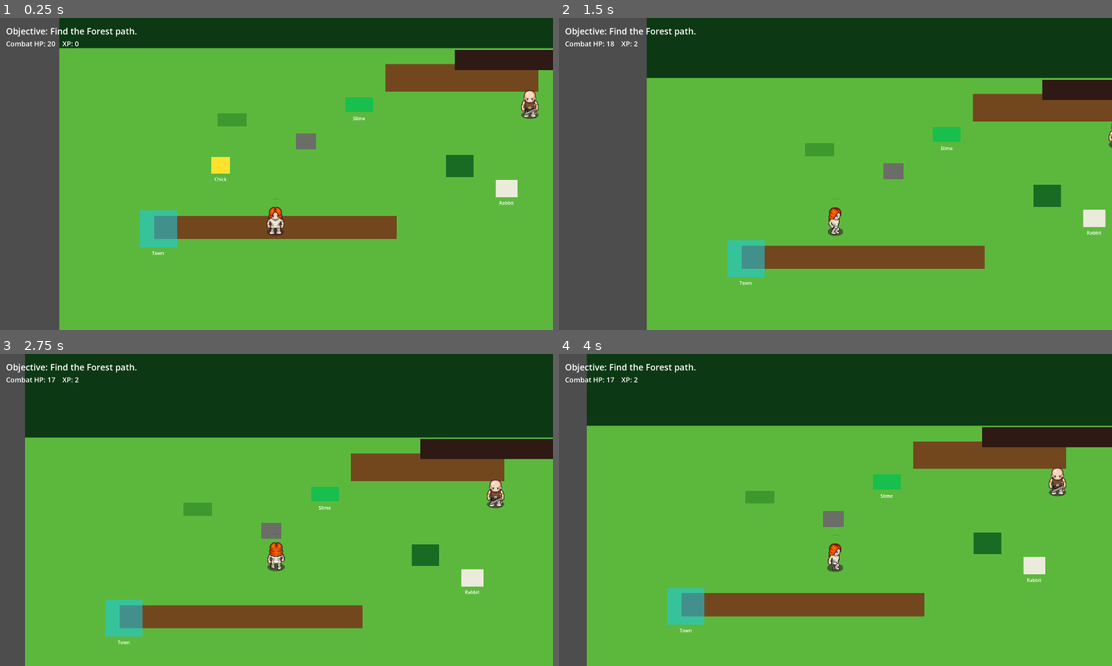
Above: before the commit, frames 1-4 (two rows, left to right).
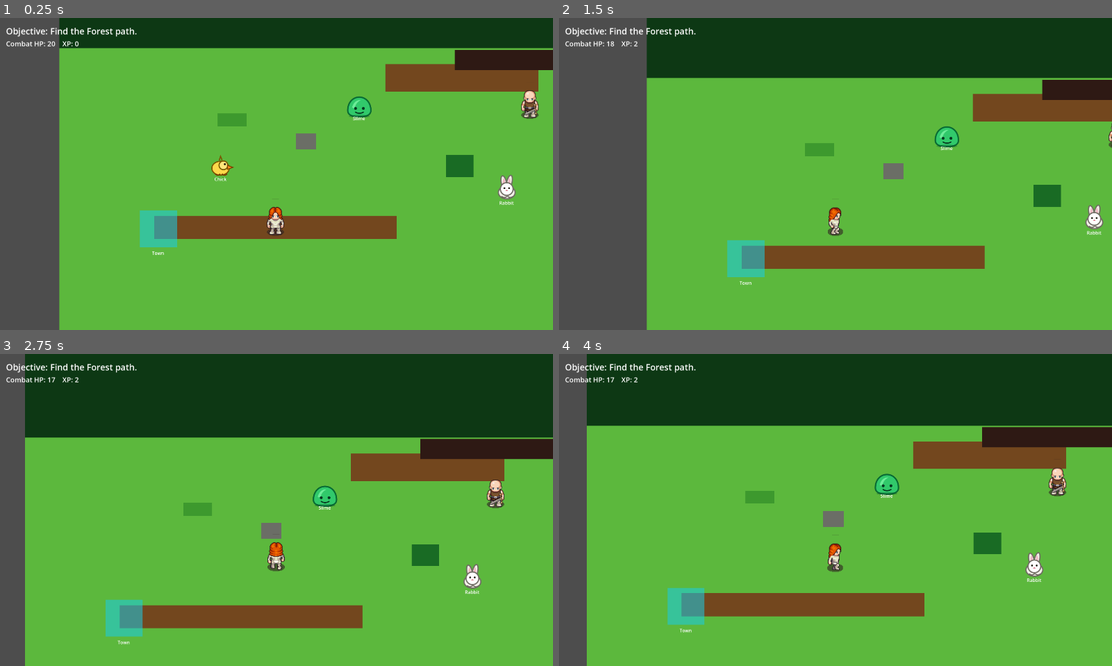
Above: after the commit, the same moments.

Repository: rajahafify/life-well-spent
Game: Godot game, scene res://scenes/field.tscn
Two runs of this game, one before a commit and one after it. Both use one fixed random seed, a clock stepped at 60 frames per second and the inputs below. This scene is started directly instead of the project's main scene.
Inputs (mouse positions are in pixels of both pictures, inside the frame that each line leads up to):
- Up to frame 1 (0.25 s): no input
- Up to frame 2 (1.5 s): tap Enter at 0.5 s; move the mouse to (780, 164) at 0.52 s; click (780, 164) at 0.67 s; move the mouse to (1089, 211) at 1.27 s; click (1089, 211) at 1.42 s
- Up to frame 3 (2.75 s): move the mouse to (359, 472) at 2.02 s; click (359, 472) at 2.17 s
- Up to frame 4 (4 s): move the mouse to (807, 572) at 2.77 s; click (807, 572) at 2.92 s; move the mouse to (1001, 556) at 3.52 s; click (1001, 556) at 3.67 s

The runs differ from the first frame. In frame 1, 0.7% of the frame differs, in the area x 38-94%, y 25-59%; in frame 2, 0.5%; in frame 3, 0.5%; in frame 4, 0.5%.

Commit message:
art: add Field enemy SVGs
Specs: tests/specs/field_scene_test.gd, tests/specs/scene_smoke_test.gd

Diff:
--- /dev/null
+++ b/assets/enemies/chick.svg
@@ -0,0 +1,9 @@
+<svg xmlns="http://www.w3.org/2000/svg" width="96" height="96" viewBox="0 0 96 96">
+  <ellipse cx="48" cy="58" rx="30" ry="24" fill="#ffd84a" stroke="#7a5a00" stroke-width="4"/>
+  <circle cx="58" cy="48" r="15" fill="#ffe57a" stroke="#7a5a00" stroke-width="4"/>
+  <polygon points="72,48 91,55 72,62" fill="#f28c18" stroke="#7a3f00" stroke-width="3"/>
+  <circle cx="63" cy="44" r="3.5" fill="#1f1a10"/>
+  <path d="M30 78 q8 8 16 0" fill="none" stroke="#7a3f00" stroke-width="4" stroke-linecap="round"/>
+  <path d="M54 78 q8 8 16 0" fill="none" stroke="#7a3f00" stroke-width="4" stroke-linecap="round"/>
+  <path d="M44 29 l4 -12 l5 12" fill="none" stroke="#7a5a00" stroke-width="4" stroke-linecap="round"/>
+</svg>
--- /dev/null
+++ b/assets/enemies/rabbit.svg
@@ -0,0 +1,13 @@
+<svg xmlns="http://www.w3.org/2000/svg" width="96" height="96" viewBox="0 0 96 96">
+  <ellipse cx="48" cy="62" rx="29" ry="22" fill="#f2f0e8" stroke="#6f6b62" stroke-width="4"/>
+  <ellipse cx="38" cy="28" rx="9" ry="24" fill="#f2f0e8" stroke="#6f6b62" stroke-width="4" transform="rotate(-12 38 28)"/>
+  <ellipse cx="57" cy="27" rx="9" ry="25" fill="#f2f0e8" stroke="#6f6b62" stroke-width="4" transform="rotate(13 57 27)"/>
+  <ellipse cx="38" cy="29" rx="4" ry="16" fill="#efb6c2"/>
+  <ellipse cx="57" cy="28" rx="4" ry="16" fill="#efb6c2"/>
+  <circle cx="48" cy="50" r="22" fill="#ffffff" stroke="#6f6b62" stroke-width="4"/>
+  <circle cx="40" cy="47" r="3.2" fill="#1f1a10"/>
+  <circle cx="56" cy="47" r="3.2" fill="#1f1a10"/>
+  <path d="M48 52 l-5 5 h10 z" fill="#d87688"/>
+  <path d="M31 76 q8 7 17 0" fill="none" stroke="#6f6b62" stroke-width="4" stroke-linecap="round"/>
+  <path d="M52 76 q8 7 17 0" fill="none" stroke="#6f6b62" stroke-width="4" stroke-linecap="round"/>
+</svg>
--- /dev/null
+++ b/assets/enemies/slime.svg
@@ -0,0 +1,8 @@
+<svg xmlns="http://www.w3.org/2000/svg" width="112" height="96" viewBox="0 0 112 96">
+  <path d="M16 68 C16 40 34 22 56 22 C78 22 96 40 96 68 C96 84 80 90 56 90 C32 90 16 84 16 68 Z" fill="#31c96b" stroke="#096b34" stroke-width="5"/>
+  <path d="M31 58 C36 38 49 31 62 32 C49 38 42 48 40 62 Z" fill="#8cffb0" opacity="0.65"/>
+  <circle cx="43" cy="61" r="5" fill="#073820"/>
+  <circle cx="70" cy="61" r="5" fill="#073820"/>
+  <path d="M43 74 q13 8 27 0" fill="none" stroke="#073820" stroke-width="4" stroke-linecap="round"/>
+  <ellipse cx="56" cy="88" rx="36" ry="5" fill="#07522b" opacity="0.35"/>
+</svg>
--- a/scenes/field.tscn
+++ b/scenes/field.tscn
@@ -1,10 +1,13 @@
-[gd_scene load_steps=14 format=3]
+[gd_scene load_steps=17 format=3]
 
 [ext_resource type="Script" path="res://scripts/controllers/field.gd" id="1_field"]
 [ext_resource type="PackedScene" path="res://scenes/player.tscn" id="2_player"]
 [ext_resource type="PackedScene" path="res://scenes/npc.tscn" id="3_npc"]
 [ext_resource type="Script" path="res://scripts/views/town_dialog_view.gd" id="4_dialog"]
 [ext_resource type="Texture2D" path="res://assets/npcs/forest_guard.png" id="5_guard"]
+[ext_resource type="Texture2D" path="res://assets/enemies/chick.svg" id="6_chick"]
+[ext_resource type="Texture2D" path="res://assets/enemies/rabbit.svg" id="7_rabbit"]
+[ext_resource type="Texture2D" path="res://assets/enemies/slime.svg" id="8_slime"]
 
 [sub_resource type="StyleBoxFlat" id="StyleBoxFlat_dialog"]
 content_margin_left = 28.0
@@ -161,13 +164,15 @@
 [node name="CollisionShape2D" type="CollisionShape2D" parent="Enemies/Chick"]
 shape = SubResource("CircleShape2D_enemy")
 
-[node name="Visual" type="ColorRect" parent="Enemies/Chick"]
-mouse_filter = 2
-offset_left = -32.0
-offset_top = -28.0
-offset_right = 32.0
-offset_bottom = 28.0
-color = Color(1, 0.88, 0.18, 1)
+[node name="Visual" type="TextureRect" parent="Enemies/Chick"]
+mouse_filter = 2
+offset_left = -48.0
+offset_top = -48.0
+offset_right = 48.0
+offset_bottom = 48.0
+texture = ExtResource("6_chick")
+expand_mode = 1
+stretch_mode = 5
 
 [node name="Label" type="Label" parent="Enemies/Chick"]
 offset_left = -34.0
@@ -184,13 +189,15 @@
 [node name="CollisionShape2D" type="CollisionShape2D" parent="Enemies/Rabbit"]
 shape = SubResource("CircleShape2D_enemy")
 
-[node name="Visual" type="ColorRect" parent="Enemies/Rabbit"]
-mouse_filter = 2
-offset_left = -38.0
-offset_top = -30.0
-offset_right = 38.0
-offset_bottom = 30.0
-color = Color(0.92, 0.92, 0.86, 1)
+[node name="Visual" type="TextureRect" parent="Enemies/Rabbit"]
+mouse_filter = 2
+offset_left = -48.0
+offset_top = -48.0
+offset_right = 48.0
+offset_bottom = 48.0
+texture = ExtResource("7_rabbit")
+expand_mode = 1
+stretch_mode = 5
 
 [node name="Label" type="Label" parent="Enemies/Rabbit"]
 offset_left = -44.0
@@ -207,13 +214,15 @@
 [node name="CollisionShape2D" type="CollisionShape2D" parent="Enemies/Slime"]
 shape = SubResource("CircleShape2D_enemy")
 
-[node name="Visual" type="ColorRect" parent="Enemies/Slime"]
-mouse_filter = 2
-offset_left = -48.0
-offset_top = -26.0
-offset_right = 48.0
-offset_bottom = 26.0
-color = Color(0.08, 0.75, 0.30, 0.95)
+[node name="Visual" type="TextureRect" parent="Enemies/Slime"]
+mouse_filter = 2
+offset_left = -56.0
+offset_top = -48.0
+offset_right = 56.0
+offset_bottom = 48.0
+texture = ExtResource("8_slime")
+expand_mode = 1
+stretch_mode = 5
 
 [node name="Label" type="Label" parent="Enemies/Slime"]
 offset_left = -38.0
--- a/scenes/npc.tscn
+++ b/scenes/npc.tscn
@@ -15,6 +15,10 @@
 
 [node name="Sprite" type="Sprite2D" parent="." unique_id=681182751]
 texture = ExtResource("1_abqhh")
+hframes = 13
+vframes = 21
+frame = 131
+frame_coords = Vector2i(1, 10)
 script = ExtResource("3_rv78h")
 is_static = true
 marker_path = NodePath("")
--- a/scenes/player.tscn
+++ b/scenes/player.tscn
@@ -9,6 +9,10 @@
 
 [node name="Sprite" type="Sprite2D" parent="." unique_id=681182751]
 texture = ExtResource("1_3vyb7")
+hframes = 13
+vframes = 21
+frame = 131
+frame_coords = Vector2i(1, 10)
 script = ExtResource("3_dqkch")
 
 [node name="Collision" type="CollisionShape2D" parent="." unique_id=1030186696]
--- a/tests/specs/field_scene_test.gd
+++ b/tests/specs/field_scene_test.gd
@@ -67,6 +67,22 @@
 		assert_not_null(enemy, "Field should have %s placeholder" % enemy_name)
 		if enemy:
 			assert_true(enemy.has_meta("enemy_id"), "%s should expose enemy_id metadata" % enemy_name)
+
+
+func test_field_enemies_use_svg_placeholder_art() -> void:
+	if root == null:
+		return
+	var expected_paths := {
+		"Chick": "res://assets/enemies/chick.svg",
+		"Rabbit": "res://assets/enemies/rabbit.svg",
+		"Slime": "res://assets/enemies/slime.svg",
+	}
+	for enemy_name in expected_paths.keys():
+		var visual := root.get_node("Enemies/%s/Visual" % enemy_name) as TextureRect
+		assert_not_null(visual, "%s should use TextureRect SVG art" % enemy_name)
+		if visual:
+			assert_not_null(visual.texture, "%s SVG texture should be assigned" % enemy_name)
+			assert_eq(expected_paths[enemy_name], visual.texture.resource_path)
 
 
 func test_field_has_forest_guard_dialog_copy() -> void:
--- a/tests/specs/scene_smoke_test.gd
+++ b/tests/specs/scene_smoke_test.gd
@@ -21,6 +21,9 @@
 	assert_null(root.get_node_or_null("Proximity"), "player scene should not include NPC proximity trigger")
 	var sprite = root.get_node_or_null("Sprite")
 	assert_true(sprite is CharacterMovement, "player Sprite should use CharacterMovement")
+	assert_eq(AnimationController.COLUMNS, sprite.hframes, "player editor preview should slice LPC sheet columns")
+	assert_eq(AnimationController.ROWS, sprite.vframes, "player editor preview should slice LPC sheet rows")
+	assert_eq(Vector2i(1, 10), sprite.frame_coords, "player editor preview should show standing-down frame")
 	root.free()
 
 
@@ -34,6 +37,9 @@
 	assert_not_null(sprite, "npc scene should have CharacterMovement Sprite")
 	assert_true(sprite.is_static, "npc Sprite should be static")
 	assert_eq(NodePath(""), sprite.marker_path, "npc Sprite should not control shared destination marker")
+	assert_eq(AnimationController.COLUMNS, sprite.hframes, "npc editor preview should slice LPC sheet columns")
+	assert_eq(AnimationController.ROWS, sprite.vframes, "npc editor preview should slice LPC sheet rows")
+	assert_eq(Vector2i(1, 10), sprite.frame_coords, "npc editor preview should show standing-down frame")
 	root.free()
 
 
Not shown, added: assets/enemies/chick.svg.import
Not shown, added: assets/enemies/rabbit.svg.import
Not shown, added: assets/enemies/slime.svg.import
Not shown: 1 places in tests/test_runner.tscn that only renumber resources
Not shown, changed: llm-wiki/architecture/player-movement.md
Not shown, changed: llm-wiki/log.md
Not shown, changed: llm-wiki/scenes/field.md
Not shown, changed: prototype/components/Field.md
